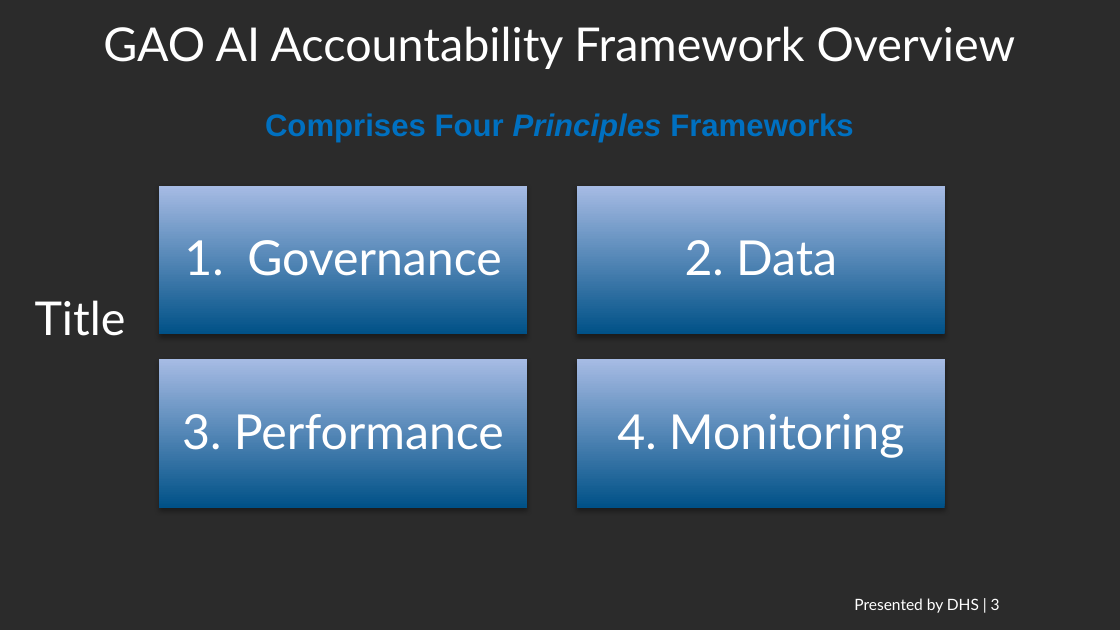
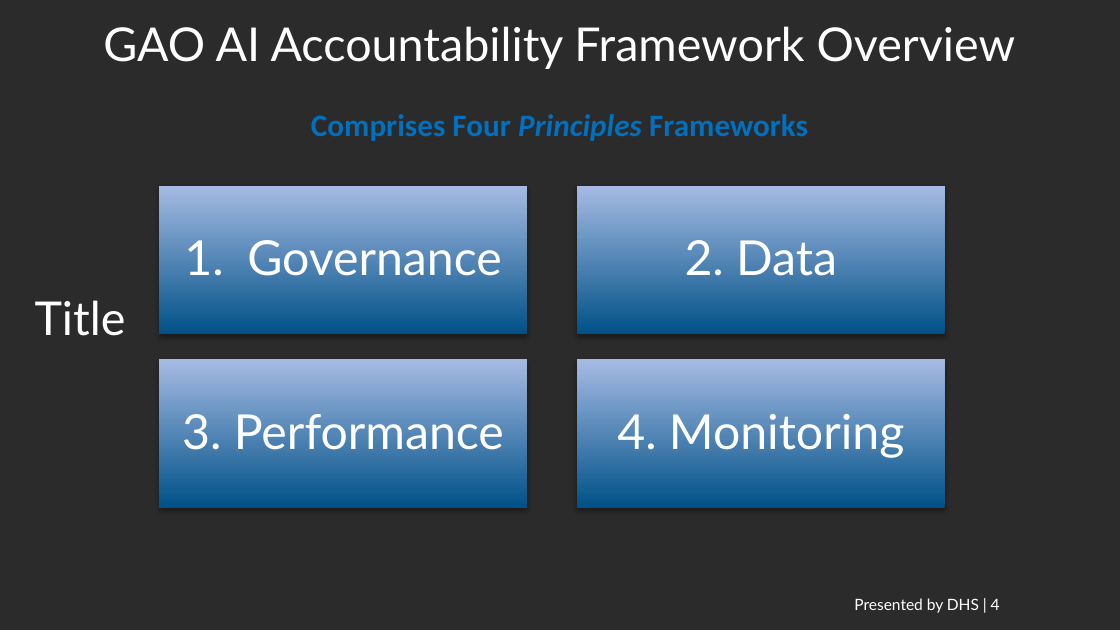
Before and after one commit to ethanmoscot/gao-ai, a slide deck: slide 4 of doc/gao_ai_proposal.pptx (slide 3 before the commit). Drawn at 1120x630 pixels with LibreOffice and Linux fonts; fonts in the diff are those of the drawing; background and template pictures are left out; a plain dark background stands for a picture behind light text. Boxes give left, top, right and bottom in pixels: in the first picture for what was removed or moved away, otherwise in the second. Text is boxed around its words. In the diff, an @@ line names an element or a change of style, - is before the commit and + after.

```diff
--- a/doc/gao_ai_proposal.pptx
+++ b/doc/gao_ai_proposal.pptx
@@ text "Comprises Four Principles Frameworks" at [311, 114, 808, 141]: font Arial to Calibri @@
@@ text at [854, 598, 1000, 613]: text changed @@
-Presented by DHS | 3
+Presented by DHS | 4
```
Also in this commit, not shown: 6 other slides changed, 2 slides added, 1 slide removed.
